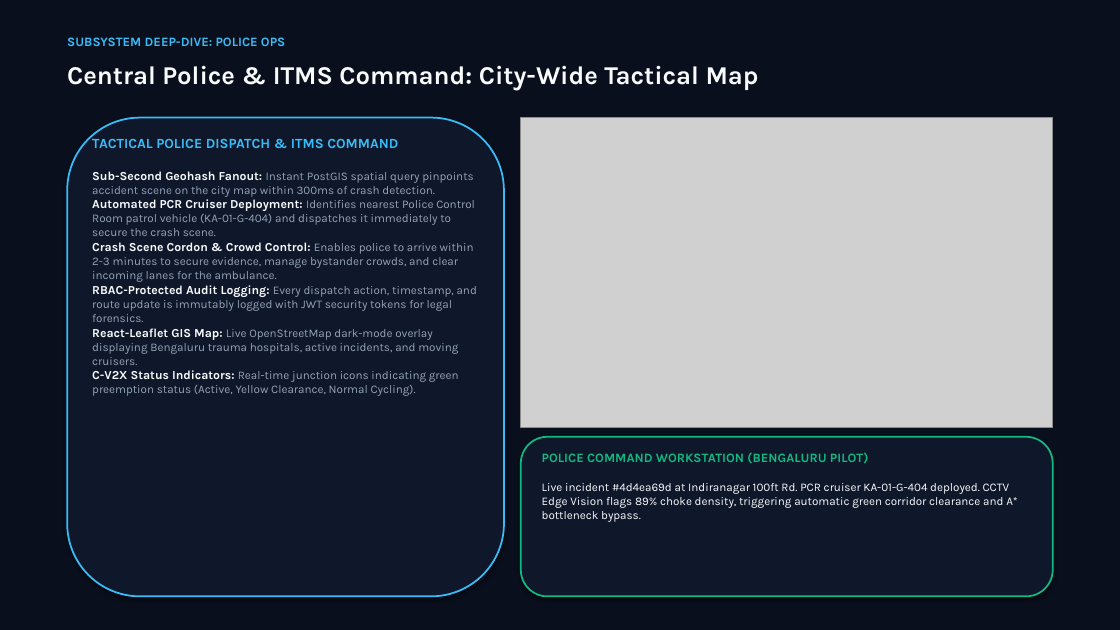
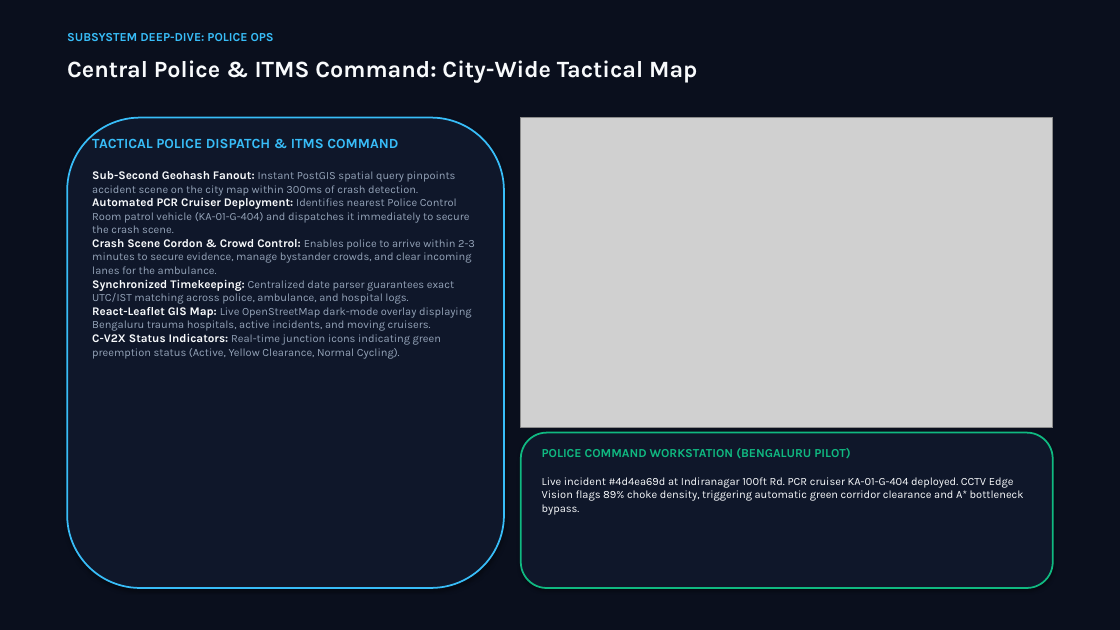
Before and after one commit to StevinJoseph22/Rakshak-AI, a slide deck: slide 10 of Vikist Blueprint/2. PITCH FILES/Rakshak_AI_Master_Presentation.pptx (slide 8 before the commit). Drawn at 1120x630 pixels with LibreOffice and Linux fonts; fonts in the diff are those of the drawing; grey boxes stand for pictures. Boxes give left, top, right and bottom in pixels: in the first picture for what was removed or moved away, otherwise in the second. Text is boxed around its words. In the diff, an @@ line names an element or a change of style, - is before the commit and + after.

```diff
--- a/Vikist Blueprint/2. PITCH FILES/Rakshak_AI_Master_Presentation.pptx
+++ b/Vikist Blueprint/2. PITCH FILES/Rakshak_AI_Master_Presentation.pptx
@@ text "SUBSYSTEM DEEP-DIVE: POLICE OPS" at bbox=[67, 33, 274, 41]: size 11 to 10.5 pt @@
@@ text "Central Police & ITMS Command: ..." at bbox=[67, 60, 697, 83]: size 22 to 20 pt @@
@@ rounded rectangle: place and size @@
-rounded rectangle at bbox=[67, 118, 504, 597]
+rounded rectangle at bbox=[67, 118, 504, 588]
@@ text at bbox=[92, 171, 475, 359]: size 10.5 to 10 pt in "Sub-Second Geohash Fanout:", "Automated PCR Cruiser Deployment:", "Crash Scene Cordon & Crowd Control:", "React-Leaflet GIS Map:" and 1 more places; size 10 to 9.5 pt in "Instant PostGIS spatial query pinpoints accident scene ...", "Identifies nearest Police Control Room patrol vehicle ...", "Enables police to arrive within 2-3 minutes ...", "Live OpenStreetMap dark-mode overlay displaying Bengaluru tr ..." and 1 more places @@
@@ text at bbox=[92, 279, 454, 304]: text changed; size 10 to 9.5 pt @@
-RBAC-Protected Audit Logging: Every dispatch action, timestamp, and route update is immutably logged with JWT security tokens for legal forensics.
+Synchronized Timekeeping: Centralized date parser guarantees exact UTC/IST matching across police, ambulance, and hospital logs.
@@ rounded rectangle: place and size @@
-rounded rectangle at bbox=[521, 437, 1053, 597]
+rounded rectangle at bbox=[521, 433, 1053, 588]
@@ text "POLICE COMMAND WORKSTATION (BENGALURU PILOT)" at bbox=[542, 448, 1024, 515]: size 11 to 10.5 pt in "POLICE COMMAND WORKSTATION (BENGALURU PILOT)"; size 10 to 9.5 pt in "Live incident #4d4ea69d at Indiranagar 100ft Rd. ..." @@
```
Also in this commit, not shown: 15 other slides changed, 4 slides added, 2 slides removed, 8 other files.
